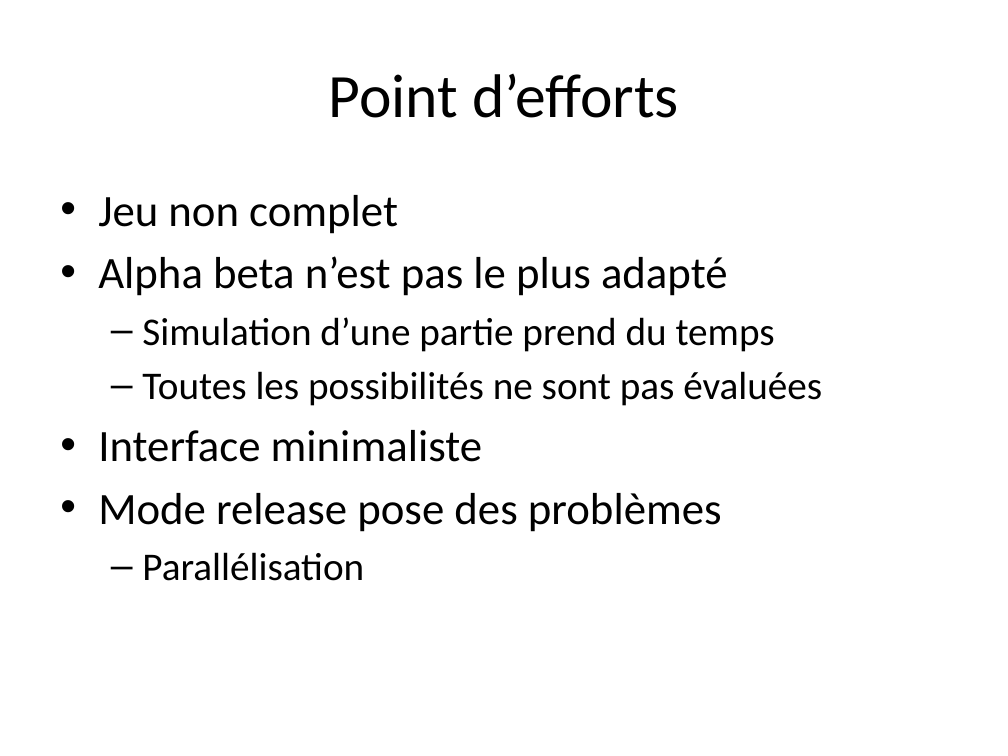
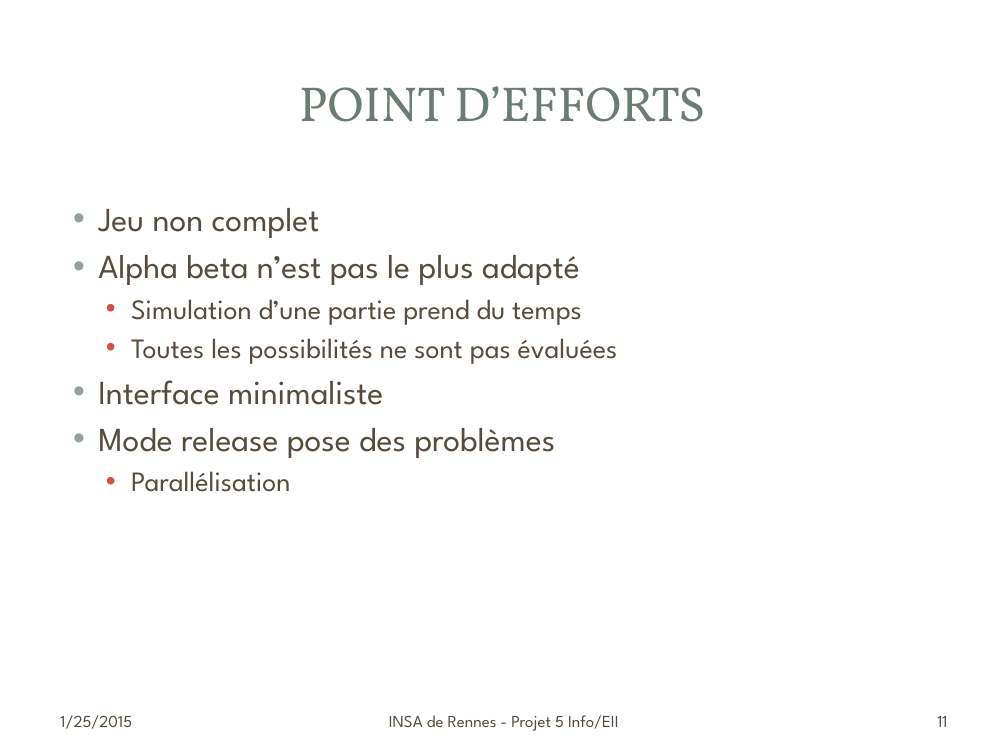
Before and after one commit to aurrelhebert/Projet_Belote, a slide deck: slide 11 of doc/presentation.pptx (slide 3 before the commit). Drawn at 1008x756 pixels with LibreOffice and Linux fonts; fonts in the diff are those of the drawing; background and template pictures are left out. Boxes give left, top, right and bottom in pixels: in the first picture for what was removed or moved away, otherwise in the second. Text is boxed around its words. In the diff, an @@ line names an element or a change of style, - is before the commit and + after.

```diff
--- a/doc/presentation.pptx
+++ b/doc/presentation.pptx
@@ rounded rectangle added at (x1=10, y1=11, x2=998, y2=746), fill #FFFFFF @@
@@ rectangle added at (x1=30, y1=30, x2=978, y2=176), fill #FFFFFF at 83% opacity @@
@@ rectangle added at (x1=41, y1=41, x2=966, y2=164), fill #FFFFFF @@
@@ title at (x1=299, y1=86, x2=705, y2=122): text changed; size 44 to 35 pt; font Calibri to Vollkorn; text colour #000000 to #6B7D72 @@
-Point d’efforts
+POINT D’EFFORTS
@@ text "Jeu non complet" moved from (x1=98, y1=195, x2=822, y2=581) to (x1=98, y1=208, x2=618, y2=492) @@
@@ text "Jeu non complet" at (x1=98, y1=208, x2=618, y2=492): size 32 to 24 pt in "Jeu non complet", "Alpha beta n’est pas le plus adapté", "Interface minimaliste", "Mode release pose des problèmes"; font Calibri to League Spartan, text colour #000000 to #564B3C; size 28 to 20 pt in "Simulation d’une partie prend du temps", "Toutes les possibilités ne sont pas évaluées", "Parallélisation"; indent changed; less space between paragraphs; bullet – to • @@
@@ text added at (x1=60, y1=715, x2=132, y2=729), 12 pt, text #564B3C @@
+1/25/2015
@@ text added at (x1=389, y1=715, x2=619, y2=731), 12 pt, text #564B3C @@
+INSA de Rennes - Projet 5 Info/EII
@@ page number added at (x1=937, y1=716, x2=947, y2=727), 12 pt, text #564B3C @@
+11
```
Also in this commit, not shown: 2 other slides changed, 10 slides added, 2 slides removed.
